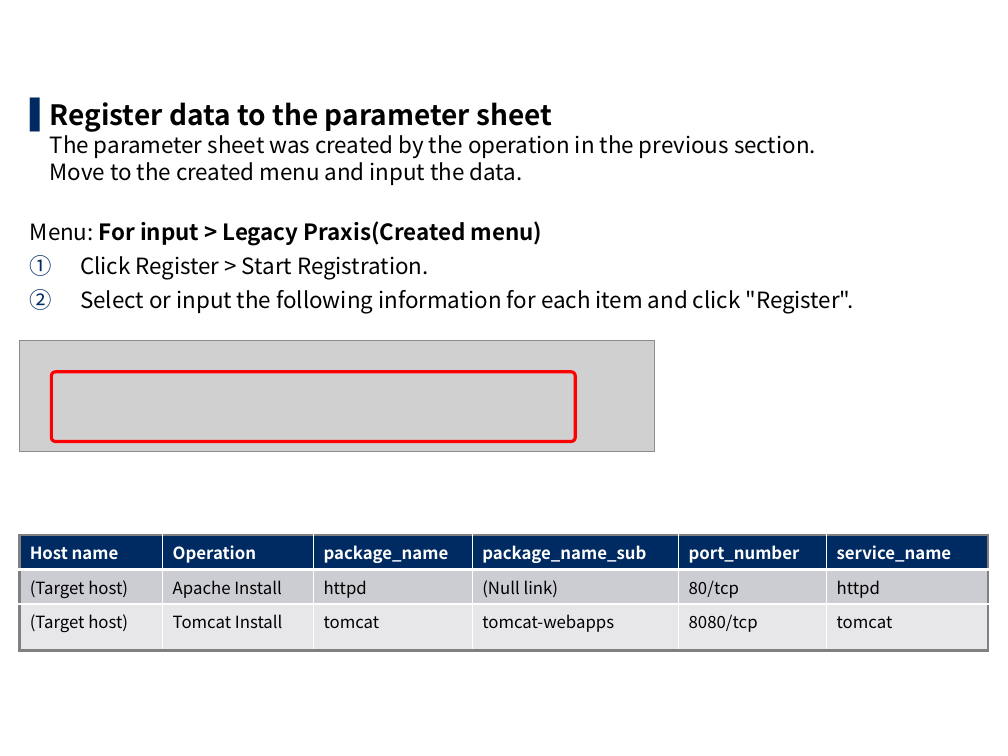
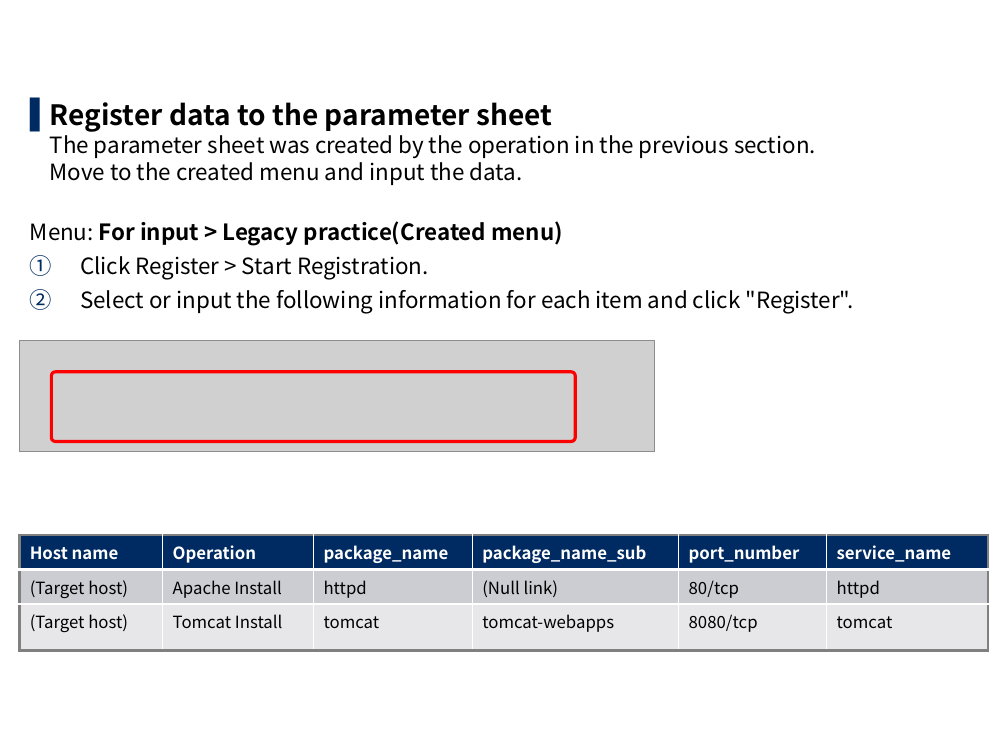
Before and after one commit to exastro-suite/it-automation-docs, a slide deck: slide 19 of asset/Learn/ITA-Ansible-Driver_en_practice.pptx. Drawn at 1008x756 pixels with LibreOffice and Linux fonts; fonts in the diff are those of the drawing; grey boxes stand for pictures; background and template pictures are left out. Boxes give left, top, right and bottom in pixels: in the first picture for what was removed or moved away, otherwise in the second. Text is boxed around its words. In the diff, an @@ line names an element or a change of style, - is before the commit and + after.

```diff
--- a/asset/Learn/ITA-Ansible-Driver_en_practice.pptx
+++ b/asset/Learn/ITA-Ansible-Driver_en_practice.pptx
@@ text at (30, 221, 563, 246): text changed @@
-Menu: For input > Legacy Praxis(Created menu)
+Menu: For input > Legacy practice(Created menu)
```
Also in this commit, not shown: 29 other slides changed, 1 other file.
